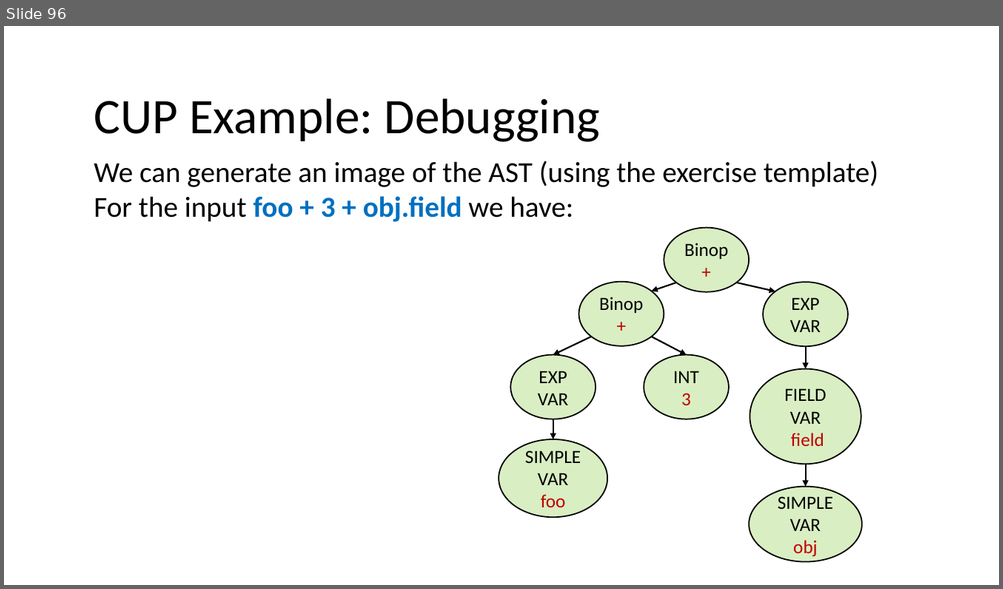
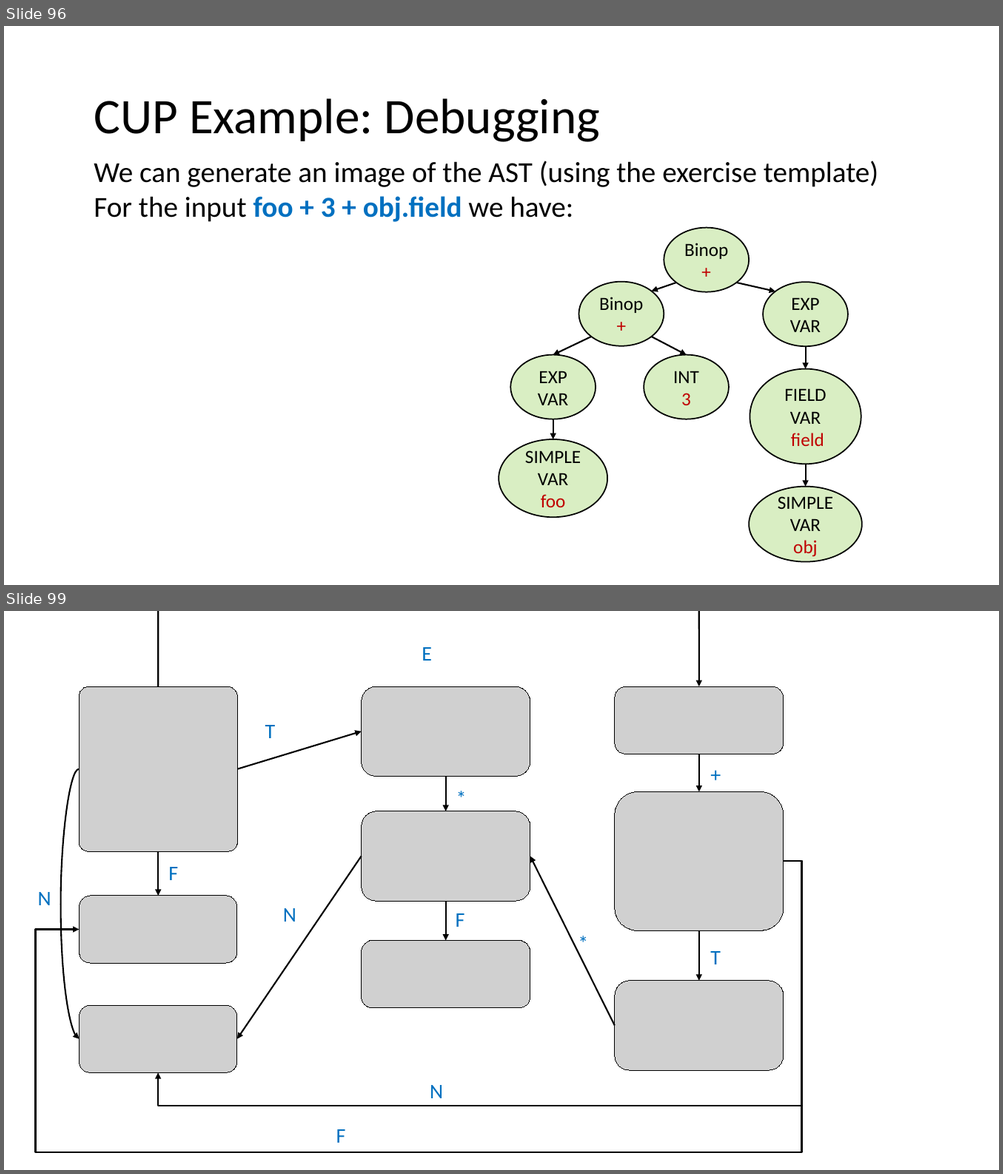
Before and after one commit to nivshani/compilation, a slide deck: slides/bottom_up_parsing.pptx. Shown one above the other, each under a label of ours: slide 96 before the commit, slides 96 and 99 after it; the slides between them are not shown. The pictures are 1003x589 and 1003x1174 pixels, drawn with LibreOffice and Linux fonts; fonts in the diff are those of the drawing; grey boxes stand for pictures. Boxes give left, top, right and bottom in pixels: in the first picture for what was removed or moved away, otherwise in the second. Text is boxed around its words. In the diff, an @@ line names an element or a change of style, - is before the commit and + after.

```diff
--- a/slides/bottom_up_parsing.pptx
+++ b/slides/bottom_up_parsing.pptx
@@ slide 99 added at (x1=4, y1=611, x2=999, y2=1170), background #FFFFFF @@
@@ text added at (x1=421, y1=647, x2=432, y2=661), 20 pt, text #0070C0 @@
+E
@@ curved arrow added from (159, 686) to (699, 686), #000000 1.5 pt @@
@@ picture added at (x1=79, y1=686, x2=238, y2=851) @@
@@ picture added at (x1=361, y1=686, x2=530, y2=776) @@
@@ picture added at (x1=614, y1=686, x2=783, y2=755) @@
@@ arrow added from (238, 769) to (361, 731), #000000 1.5 pt @@
@@ text added at (x1=265, y1=725, x2=276, y2=738), 20 pt, text #0070C0 @@
+T
@@ arrow added from (699, 755) to (699, 792), #000000 1.5 pt @@
@@ text added at (x1=703, y1=758, x2=741, y2=791), 20 pt, text #0070C0 @@
++
@@ curved arrow added from (79, 769) to (79, 1039), #000000 1.5 pt @@
@@ arrow added from (446, 777) to (446, 812), #000000 1.5 pt @@
@@ text added at (x1=449, y1=782, x2=486, y2=815), 20 pt, text #0070C0 @@
+*
@@ picture added at (x1=614, y1=792, x2=783, y2=931) @@
@@ picture added at (x1=361, y1=812, x2=530, y2=901) @@
@@ arrow added from (159, 852) to (159, 896), #000000 1.5 pt @@
@@ elbow arrow added from (784, 862) to (79, 930), #000000 1.5 pt @@
@@ elbow arrow added from (784, 862) to (159, 1073), #000000 1.5 pt @@
@@ text added at (x1=168, y1=867, x2=178, y2=880), 20 pt, text #0070C0 @@
+F
@@ arrow added from (361, 857) to (237, 1039), #000000 1.5 pt @@
@@ arrow added from (614, 1026) to (530, 857), #000000 1.5 pt @@
@@ text added at (x1=38, y1=892, x2=51, y2=906), 20 pt, text #0070C0 @@
+N
@@ picture added at (x1=79, y1=896, x2=238, y2=964) @@
@@ text added at (x1=283, y1=908, x2=296, y2=922), 20 pt, text #0070C0 @@
+N
@@ arrow added from (446, 901) to (446, 941), #000000 1.5 pt @@
@@ text added at (x1=455, y1=914, x2=465, y2=927), 20 pt, text #0070C0 @@
+F
@@ picture added at (x1=361, y1=941, x2=530, y2=1008) @@
@@ text added at (x1=570, y1=927, x2=609, y2=960), 20 pt, text #0070C0 @@
+*
@@ arrow added from (699, 931) to (699, 981), #000000 1.5 pt @@
@@ text added at (x1=710, y1=951, x2=720, y2=965), 20 pt, text #0070C0 @@
+T
@@ picture added at (x1=614, y1=981, x2=783, y2=1071) @@
@@ picture added at (x1=79, y1=1005, x2=238, y2=1073) @@
@@ text added at (x1=430, y1=1085, x2=443, y2=1099), 20 pt, text #0070C0 @@
+N
@@ text added at (x1=336, y1=1130, x2=346, y2=1143), 20 pt, text #0070C0 @@
+F
```
Also in this commit, not shown: 9 other slides added, 1 other file.
